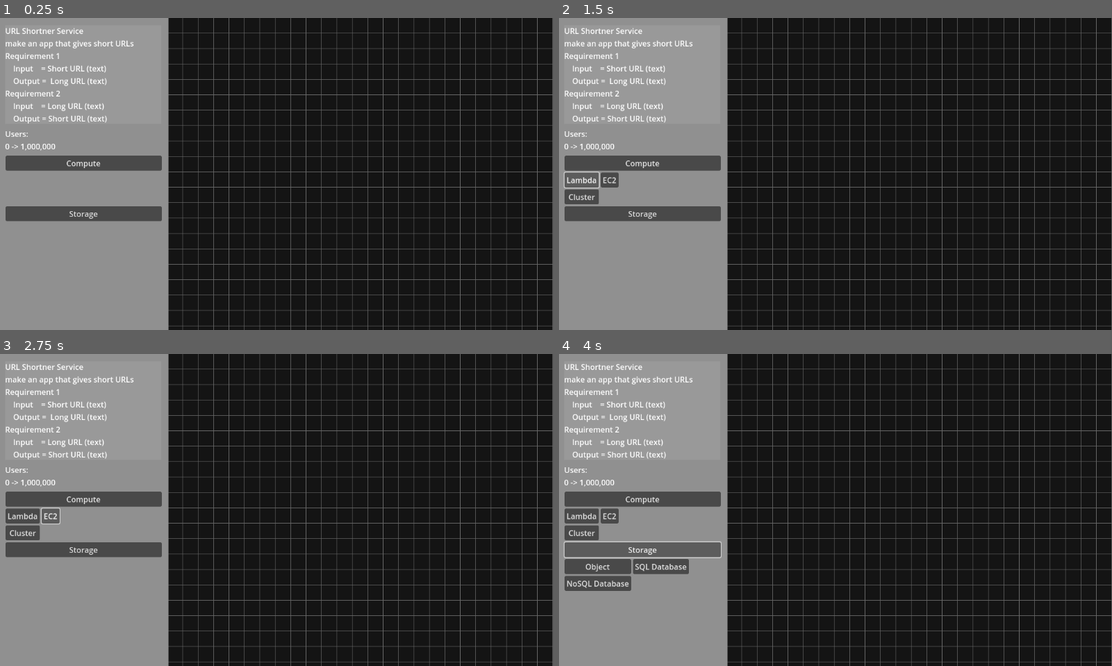
Above: before the commit, frames 1-4 (two rows, left to right).
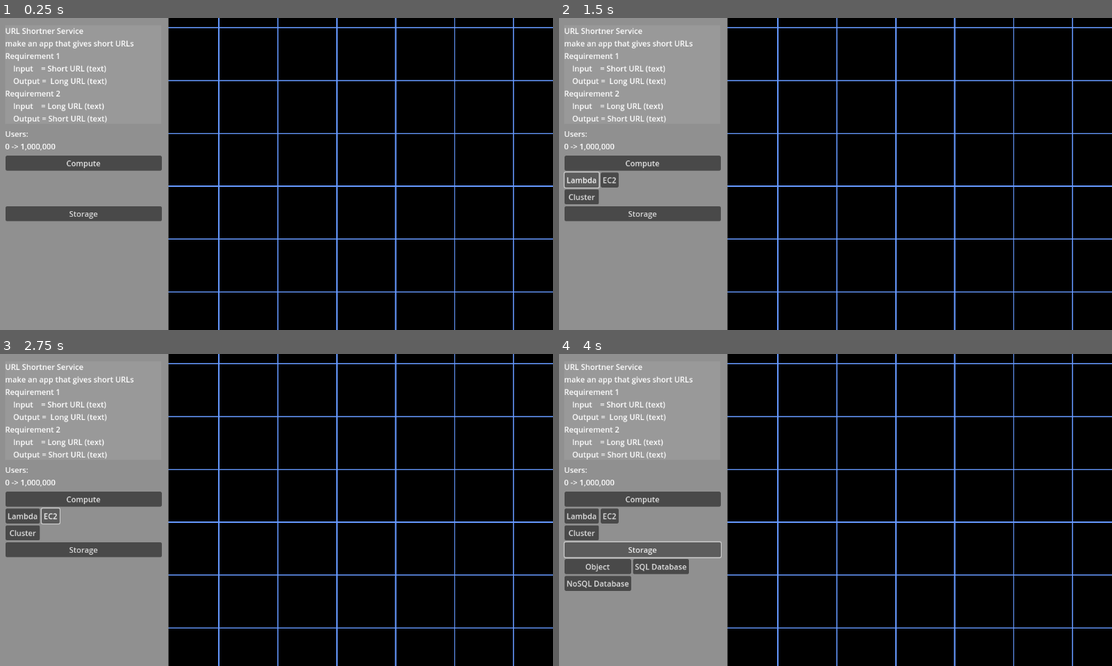
Above: after the commit, the same moments.

Repository: hud987/B2BSaaSSimulator
Game: Godot game, scene res://Scenes/B2BSaaSSimulator.tscn
The game is run twice, just before and just after one commit, with the same random seed, the same clock (stepped at 60 frames per second) and the same inputs.
Inputs:
- Up to frame 1 (0.25 s): no input
- Up to frame 2 (1.5 s): click "Compute" at 0.5 s; click "Lambda" at 1.25 s
- Up to frame 3 (2.75 s): click "EC2" at 2 s
- Up to frame 4 (4 s): click "Cluster" at 2.75 s; click "Storage" at 3.5 s

The runs differ from the first frame. In frame 1, 11% of the frame differs, in the area x 30-100%, y 0-100%; in frame 2, 11%; in frame 3, 11%; in frame 4, 11%.

Commit message:
grid shader

Diff:
--- a/Scenes/B2BSaaSSimulator.tscn
+++ b/Scenes/B2BSaaSSimulator.tscn
@@ -1,7 +1,42 @@
-[gd_scene load_steps=4 format=3 uid="uid://ejxl1p4ar3to"]
+[gd_scene load_steps=6 format=3 uid="uid://ejxl1p4ar3to"]
 
 [ext_resource type="Script" uid="uid://chhkvyuxx73dt" path="res://Scenes/grid_container.gd" id="1_t3hkx"]
 [ext_resource type="Script" uid="uid://c885anti66jdg" path="res://Scenes/tile_map_layer.gd" id="1_uuxxg"]
+
+[sub_resource type="Shader" id="Shader_uuxxg"]
+code = "shader_type canvas_item;
+
+uniform vec2 resolution = vec2(600.0,400.0);
+uniform vec3 line_color : source_color = vec3(0.2,0.3,0.5);
+uniform float zoom : hint_range(1.0, 50.0, 0.1) = 20.0;
+uniform float thickness : hint_range(0.0, 10.0, 0.1) = 2.0;
+uniform float brightness : hint_range(0.0, 4.0, 0.1) = 2.0;
+uniform vec2 mouse_uv = vec2(0.5);
+
+float draw_grid(vec2 uv) {
+	vec2 grid_uv = cos(uv);
+	return max(grid_uv.x, grid_uv.y);
+}
+
+void fragment() {
+	vec2 uv = UV - 0.5;
+	//vec2 uv = UV;
+	//uv = (uv - mouse_uv) * zoom + mouse_uv; // zoom around mouse
+	//uv -= 0.5;
+	uv.x *= resolution.x / resolution.y;
+	float line_thickness = zoom * thickness / resolution.y;
+	vec3 color = step(0.998, draw_grid(uv * zoom)) * line_color;
+	COLOR = vec4(color * brightness, 1.0);
+}"
+
+[sub_resource type="ShaderMaterial" id="ShaderMaterial_u0jwv"]
+shader = SubResource("Shader_uuxxg")
+shader_parameter/resolution = Vector2(600, 400)
+shader_parameter/line_color = Color(0.2, 0.3, 0.5, 1)
+shader_parameter/zoom = 50.0
+shader_parameter/thickness = 1.0000000149012
+shader_parameter/brightness = 2.0
+shader_parameter/mouse_uv = Vector2(0.5, 0.5)
 
 [sub_resource type="StyleBoxFlat" id="StyleBoxFlat_el436"]
 
@@ -15,15 +50,13 @@
 offset_bottom = 40.0
 
 [node name="GridBackground" type="ColorRect" parent="Grid"]
+material = SubResource("ShaderMaterial_u0jwv")
 layout_mode = 0
 offset_left = -149.0
 offset_top = -87.0
 offset_right = 1311.0
 offset_bottom = 786.0
 color = Color(0.080783345, 0.080783345, 0.080783345, 1)
-
-[node name="TileMapLayer" type="TileMapLayer" parent="Grid"]
-navigation_visibility_mode = 1
 script = ExtResource("1_uuxxg")
 
 [node name="Menu" type="Control" parent="."]
@@ -147,5 +180,6 @@
 layout_mode = 2
 text = "NoSQL Database"
 
+[connection signal="mouse_entered" from="Grid/GridBackground" to="Grid/GridBackground" method="_on_mouse_entered"]
 [connection signal="pressed" from="Menu/MenuResources/Compute/ComputeResources/Button" to="Menu/MenuResources/Compute/ComputeResources/GridContainer" method="_on_button_pressed"]
 [connection signal="pressed" from="Menu/MenuResources/Storage/Storage/Button" to="Menu/MenuResources/Storage/Storage/GridContainer" method="_on_button_pressed"]
--- a/Scenes/tile_map_layer.gd
+++ b/Scenes/tile_map_layer.gd
@@ -1,13 +1,24 @@
-extends TileMapLayer
-#extends ColorRect
+extends ColorRect
 
 @export var cell_size : Vector2 = Vector2(32, 32)
 @export var grid_size : Vector2i = Vector2i(40, 30)
 
-func _draw():
-	# Draw vertical lines
-	for x in grid_size.x + 1:
-		draw_line(Vector2(x * cell_size.x, 0), Vector2(x * cell_size.x, grid_size.y * cell_size.y), Color.DIM_GRAY, 1.0)
-	# Draw horizontal lines
-	for y in grid_size.y + 1:
-		draw_line(Vector2(0, y * cell_size.y), Vector2(grid_size.x * cell_size.x, y * cell_size.y), Color.DIM_GRAY, 1.0)
+@onready var shader : ShaderMaterial = material as ShaderMaterial
+
+func _on_mouse_entered() -> void:
+	print("mouse entered grid")
+
+func _gui_input(event) -> void:
+	if event is InputEventPanGesture and not is_zero_approx(event.delta.y):
+		handle_scroll(event.delta.y)
+	if event is InputEventMouseButton:
+		if event.button_index == MOUSE_BUTTON_WHEEL_UP and event.pressed:
+			print("Wheel up")
+
+func handle_scroll(delta : float) -> void:
+	var local_mouse := get_local_mouse_position()
+	var uv := local_mouse / size
+	shader.set_shader_parameter("mouse_uv", uv)
+
+	var zoom : float = shader.get_shader_parameter("zoom") + delta * 0.5
+	shader.set_shader_parameter("zoom", clamp(zoom, 1.0, 50.0))
--- /dev/null
+++ b/Shaders/Grid.gdshader
@@ -0,0 +1,23 @@
+shader_type canvas_item;
+
+uniform vec2 resolution = vec2(600.0,400.0);
+uniform vec3 line_color : source_color = vec3(0.2,0.3,0.5);
+uniform float zoom : hint_range(1.0, 50.0, 0.1) = 20.0;
+uniform float thickness : hint_range(0.0, 10.0, 0.1) = 2.0;
+uniform float brightness : hint_range(0.0, 4.0, 0.1) = 2.0;
+uniform vec2 mouse_uv = vec2(0.5);
+
+float draw_grid(vec2 uv) {
+	vec2 grid_uv = cos(uv);
+	return max(grid_uv.x, grid_uv.y);
+}
+
+void fragment() {
+	vec2 uv = UV - 0.5;
+	//vec2 uv = UV;
+	//vec2 uv = (UV - mouse_uv) * zoom + mouse_uv; // zoom around mouse
+	uv.x *= resolution.x / resolution.y;
+	float line_thickness = zoom * thickness / resolution.y;
+	vec3 color = step(0.998, draw_grid(uv * zoom)) * line_color;
+	COLOR = vec4(color * brightness, 1.0);
+}
Not shown, added: Shaders/Grid.gdshader.uid
